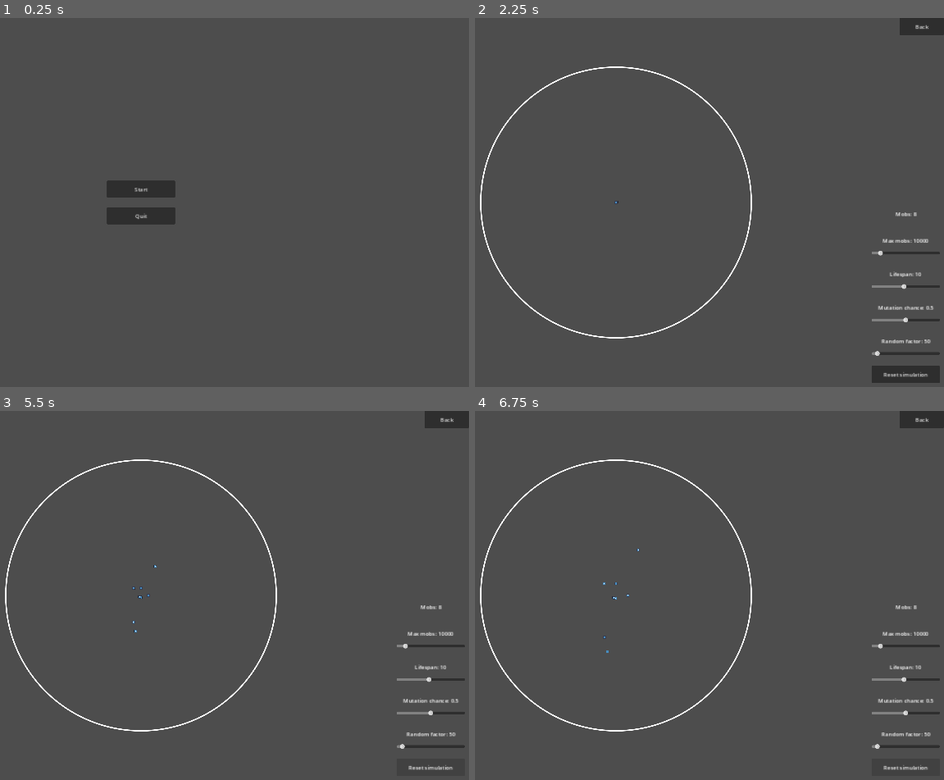
Above: before the commit, frames 1-4 (two rows, left to right).
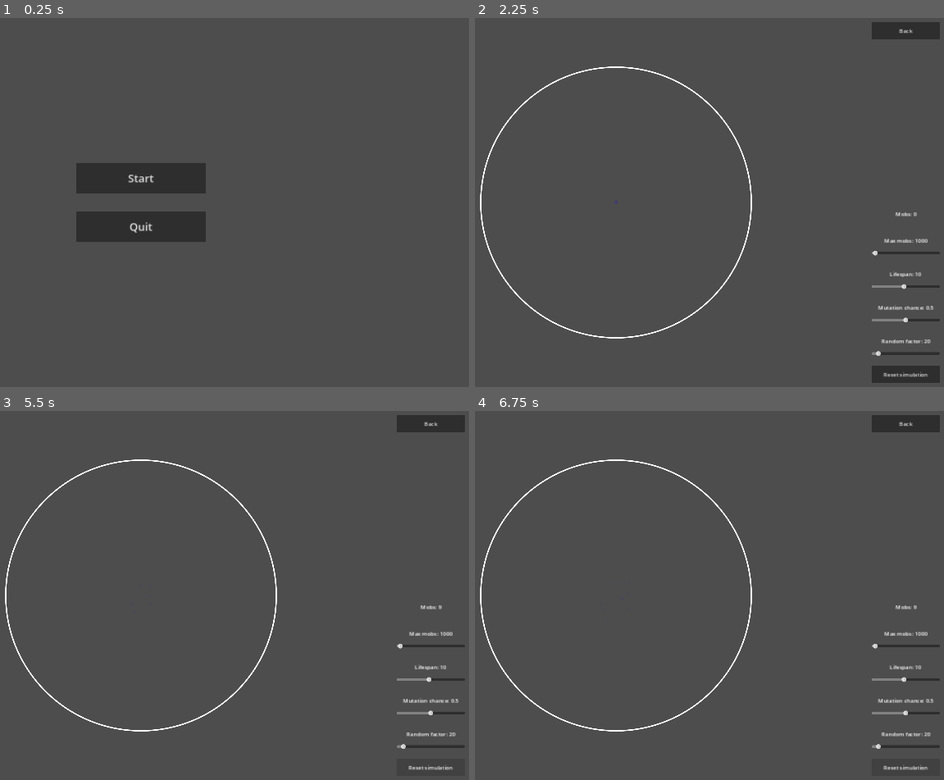
Above: after the commit, the same moments.

Repository: 11ALX11/Natural-selection-demo
Game: Godot game, scene res://main_scene_node.tscn
Same seed, same stepped clock (60 frames per second), same inputs: the game is played once before the commit and once after it. The engine's default icon, where the game draws it, is replaced by a stand-in: a white triangle on a blue panel in a dark square.
Inputs:
- Up to frame 1 (0.25 s): no input
- Up to frame 2 (2.25 s): click "Start" at 0.5 s; click "Back" at 1.25 s; click "Start" at 2 s
- Up to frame 3 (5.5 s): click "Reset simulation" at 2.75 s; tap Enter at 3.5, 5 s; tap Space at 4.25 s
- Up to frame 4 (6.75 s): tap Space at 6.5 s

The runs differ from the first frame. In frame 1, 3.9% of the frame differs, in the area x 16-44%, y 39-61%; in frame 2, 0.6%; in frame 3, 0.7%; in frame 4, 0.7%.

Commit message:
prob done ui, mob, logic, todo moving circle

Diff:
--- a/in_world_ui/in_world_ui.tscn
+++ b/in_world_ui/in_world_ui.tscn
@@ -7,6 +7,12 @@
 
 [sub_resource type="Shortcut" id="Shortcut_3fhqi"]
 events = [SubResource("InputEventAction_i1nxe")]
+
+[sub_resource type="InputEventAction" id="InputEventAction_6x17g"]
+action = &"ui_refresh"
+
+[sub_resource type="Shortcut" id="Shortcut_35q56"]
+events = [SubResource("InputEventAction_6x17g")]
 
 [node name="InWorldUI" type="Control"]
 layout_mode = 3
@@ -18,15 +24,22 @@
 focus_mode = 1
 script = ExtResource("1_kf3hl")
 
-[node name="ReturnToMenuButton" type="Button" parent="."]
-custom_minimum_size = Vector2(130, 50)
+[node name="MarginContainer" type="MarginContainer" parent="."]
 layout_mode = 1
 anchors_preset = 1
 anchor_left = 1.0
 anchor_right = 1.0
-offset_left = -130.0
+offset_left = -224.0
 offset_bottom = 50.0
 grow_horizontal = 0
+theme_override_constants/margin_left = 12
+theme_override_constants/margin_top = 12
+theme_override_constants/margin_right = 12
+theme_override_constants/margin_bottom = 12
+
+[node name="ReturnToMenuButton" type="Button" parent="MarginContainer"]
+custom_minimum_size = Vector2(130, 50)
+layout_mode = 2
 focus_mode = 0
 shortcut = SubResource("Shortcut_3fhqi")
 text = "Back"
@@ -70,15 +83,16 @@
 [node name="MaxMobs" type="Label" parent="RightBottomCorner/MarginContainer2/MaxMobsGroup"]
 custom_minimum_size = Vector2(200, 50)
 layout_mode = 2
-text = "Max mobs: 10000"
+text = "Max mobs: 1000"
 horizontal_alignment = 1
 vertical_alignment = 1
 
 [node name="HSlider" type="HSlider" parent="RightBottomCorner/MarginContainer2/MaxMobsGroup"]
 layout_mode = 2
-min_value = 1.0
-max_value = 100000.0
-value = 10000.0
+min_value = 200.0
+max_value = 40000.0
+step = 200.0
+value = 1000.0
 rounded = true
 
 [node name="MarginContainer3" type="MarginContainer" parent="RightBottomCorner"]
@@ -141,14 +155,14 @@
 [node name="RandomFactor" type="Label" parent="RightBottomCorner/MarginContainer5/RandomFactorGroup"]
 custom_minimum_size = Vector2(200, 50)
 layout_mode = 2
-text = "Random factor: 50"
+text = "Random factor: 20"
 horizontal_alignment = 1
 vertical_alignment = 1
 
 [node name="HSlider" type="HSlider" parent="RightBottomCorner/MarginContainer5/RandomFactorGroup"]
 layout_mode = 2
-max_value = 1000.0
-value = 50.0
+max_value = 300.0
+value = 20.0
 
 [node name="MarginContainer6" type="MarginContainer" parent="RightBottomCorner"]
 layout_mode = 2
@@ -161,9 +175,10 @@
 custom_minimum_size = Vector2(200, 50)
 layout_mode = 2
 focus_mode = 0
+shortcut = SubResource("Shortcut_35q56")
 text = "Reset simulation"
 
-[connection signal="pressed" from="ReturnToMenuButton" to="." method="_on_return_to_menu_button_pressed"]
+[connection signal="pressed" from="MarginContainer/ReturnToMenuButton" to="." method="_on_return_to_menu_button_pressed"]
 [connection signal="value_changed" from="RightBottomCorner/MarginContainer2/MaxMobsGroup/HSlider" to="." method="_on_max_mobs_h_slider_value_changed"]
 [connection signal="value_changed" from="RightBottomCorner/MarginContainer3/LifespanGroup/HSlider" to="." method="_on_lifespan_h_slider_value_changed"]
 [connection signal="value_changed" from="RightBottomCorner/MarginContainer4/MutationChanceGroup/HSlider" to="." method="_on_mutation_chance_h_slider_value_changed"]
--- a/main_scene_node.gd
+++ b/main_scene_node.gd
@@ -6,10 +6,10 @@
 
 @export var mob_scene: PackedScene
 
-var max_mobs = 10000
+var max_mobs = 1000
 var max_lifespan: float = 10.0 # In seconds
 var mutation_chance: float = 0.50
-var random_factor: float = 50 # Max px/second change in mutation
+var random_factor: float = 20 # Max px/second change in mutation
 
 var mobs_count = 0
 
@@ -34,6 +34,7 @@
 
 
 func start_demo():
+	mobs_count = 0
 	spawn_mob($World.life_zone.position, Vector2(10, 10))
 	spawn_mob($World.life_zone.position, Vector2(10, 0))
 	spawn_mob($World.life_zone.position, Vector2(10, -10))
@@ -51,11 +52,8 @@
 	# No real need to change text, since 8 will spawn at first frame, changing it to 8
 
 
-func spawn_mob(parent_pos, parent_vel):
-	if mobs_count < max_mobs:
-		mobs_count += 1
-		get_node("HUD/InWorldUI/RightBottomCorner/MarginContainer/MobsCount").text = "Mobs: " + str(mobs_count)
-
+func spawn_mob(parent_pos: Vector2, parent_vel: Vector2):
+	if (mobs_count < max_mobs && abs(parent_pos.distance_to($World.life_zone.position)) < 400):
 		var mob = mob_scene.instantiate()
 
 		mob.spawn_position = parent_pos
@@ -67,11 +65,13 @@
 		mob.connect("died", _on_mob_died)
 		mob.connect("mob_duplicated", spawn_mob)
 
-		$World.add_child(mob)
+		$World.add_child.call_deferred(mob)
+		mobs_count = get_tree().get_nodes_in_group("mobs").size()
+		get_node("HUD/InWorldUI/RightBottomCorner/MarginContainer/MobsCount").text = "Mobs: " + str(mobs_count)
 
 
 func _on_mob_died():
-	mobs_count -= 1
+	mobs_count = get_tree().get_nodes_in_group("mobs").size()
 	get_node("HUD/InWorldUI/RightBottomCorner/MarginContainer/MobsCount").text = "Mobs: " + str(mobs_count)
 
 
@@ -90,3 +90,8 @@
 func _on_in_world_ui_reset():
 	clear_mobs()
 	start_demo()
+
+
+func _on_world_life_zone_exit(body):
+	if body.has_method("die"):
+		body.die()
--- a/main_scene_node.tscn
+++ b/main_scene_node.tscn
@@ -21,6 +21,7 @@
 [node name="InWorldUI" parent="HUD" instance=ExtResource("5_gj885")]
 visible = false
 
+[connection signal="life_zone_exit" from="World" to="." method="_on_world_life_zone_exit"]
 [connection signal="quit" from="HUD/StartMenu" to="." method="_on_start_menu_quit"]
 [connection signal="start" from="HUD/StartMenu" to="." method="_on_start_menu_start"]
 [connection signal="exit" from="HUD/InWorldUI" to="." method="_on_in_world_ui_exit"]
--- a/project.godot
+++ b/project.godot
@@ -22,3 +22,12 @@
 window/size/viewport_height=1080
 window/size/mode=3
 window/stretch/mode="canvas_items"
+
+[input]
+
+ui_refresh={
+"deadzone": 0.5,
+"events": [Object(InputEventKey,"resource_local_to_scene":false,"resource_name":"","device":-1,"window_id":0,"alt_pressed":false,"shift_pressed":false,"ctrl_pressed":false,"meta_pressed":false,"pressed":false,"keycode":0,"physical_keycode":4194336,"key_label":0,"unicode":0,"echo":false,"script":null)
+, Object(InputEventKey,"resource_local_to_scene":false,"resource_name":"","device":-1,"window_id":0,"alt_pressed":false,"shift_pressed":false,"ctrl_pressed":true,"meta_pressed":false,"pressed":false,"keycode":0,"physical_keycode":82,"key_label":0,"unicode":114,"echo":false,"script":null)
+]
+}
--- a/start_menu/start_menu.tscn
+++ b/start_menu/start_menu.tscn
@@ -7,6 +7,12 @@
 
 [sub_resource type="Shortcut" id="Shortcut_fhncf"]
 events = [SubResource("InputEventAction_0iowl")]
+
+[sub_resource type="InputEventAction" id="InputEventAction_dgl7s"]
+action = &"ui_cancel"
+
+[sub_resource type="Shortcut" id="Shortcut_nivqu"]
+events = [SubResource("InputEventAction_dgl7s")]
 
 [node name="StartMenu" type="Control"]
 layout_mode = 3
@@ -33,25 +39,28 @@
 
 [node name="MarginContainer" type="MarginContainer" parent="VBoxContainer"]
 layout_mode = 2
-theme_override_constants/margin_top = 12
-theme_override_constants/margin_bottom = 12
+theme_override_constants/margin_top = 24
+theme_override_constants/margin_bottom = 24
 
 [node name="StartButton" type="Button" parent="VBoxContainer/MarginContainer"]
-custom_minimum_size = Vector2(200, 50)
+custom_minimum_size = Vector2(380, 90)
 layout_mode = 2
 focus_mode = 0
+theme_override_font_sizes/font_size = 32
 shortcut = SubResource("Shortcut_fhncf")
 text = "Start"
 
 [node name="MarginContainer2" type="MarginContainer" parent="VBoxContainer"]
 layout_mode = 2
-theme_override_constants/margin_top = 12
-theme_override_constants/margin_bottom = 12
+theme_override_constants/margin_top = 24
+theme_override_constants/margin_bottom = 24
 
 [node name="QuitButton" type="Button" parent="VBoxContainer/MarginContainer2"]
-custom_minimum_size = Vector2(200, 50)
+custom_minimum_size = Vector2(380, 90)
 layout_mode = 2
 focus_mode = 0
+theme_override_font_sizes/font_size = 32
+shortcut = SubResource("Shortcut_nivqu")
 text = "Quit"
 
 [connection signal="pressed" from="VBoxContainer/MarginContainer/StartButton" to="." method="_on_start_button_pressed"]
--- a/world/mob/mob.gd
+++ b/world/mob/mob.gd
@@ -13,6 +13,7 @@
 var velocity: Vector2 # In px/second
 var lifespan: float
 var duplicates: int = 0
+var time_for_duplication: float
 
 
 func _ready():
@@ -20,10 +21,13 @@
 
 # Called every frame. 'delta' is the elapsed time since the previous frame.
 func _process(delta):
-	position += velocity * delta
+	linear_velocity = velocity
 	lifespan -= delta
 
-	if (lifespan <= max_lifespan/2 && duplicates == 0):
+	if (lifespan <= time_for_duplication && duplicates == 0):
+		duplicate_mob()
+
+	if (lifespan <= time_for_duplication/2 && duplicates == 1):
 		duplicate_mob()
 
 	if (lifespan < 0):
@@ -32,6 +36,8 @@
 
 func spawn(spawn_pos: Vector2, parent_vel: Vector2):
 	lifespan = max_lifespan
+	time_for_duplication = randf_range(max_lifespan/4, 3*max_lifespan/4)
+	get_node("Sprite2D").rotation = randf_range(0, PI/2)
 
 	var velocity_x = parent_vel.x
 	var velocity_y = parent_vel.y
@@ -42,13 +48,14 @@
 
 	velocity = Vector2(velocity_x, velocity_y)
 	position = spawn_pos
+	linear_velocity = velocity
 
 	$CollisionShape2D.set_deferred("disabled", false)
 	show()
 
 
 func die():
-	duplicate_mob()
+	died.emit()
 	queue_free()
 
 
--- a/world/mob/mob.tscn
+++ b/world/mob/mob.tscn
@@ -1,13 +1,11 @@
-[gd_scene load_steps=4 format=3 uid="uid://d2jeuv120krog"]
+[gd_scene load_steps=3 format=3 uid="uid://d2jeuv120krog"]
 
 [ext_resource type="Script" path="res://world/mob/mob.gd" id="1_av3xh"]
-[ext_resource type="Texture2D" uid="uid://br2br3tg6r5dp" path="res://icon.svg" id="1_oe53x"]
 
 [sub_resource type="CircleShape2D" id="CircleShape2D_8n1sr"]
 radius = 5.0
 
 [node name="Mob" type="RigidBody2D" groups=["mobs"]]
-visible = false
 collision_mask = 0
 mass = 0.01
 gravity_scale = 0.0
@@ -20,5 +18,13 @@
 debug_color = Color(1, 0, 0.0980392, 0.419608)
 
 [node name="Sprite2D" type="Sprite2D" parent="."]
-scale = Vector2(0.07, 0.07)
-texture = ExtResource("1_oe53x")
+
+[node name="ColorRect" type="ColorRect" parent="Sprite2D"]
+anchors_preset = -1
+anchor_left = -4.0
+anchor_top = -4.0
+anchor_right = 4.0
+anchor_bottom = 4.0
+grow_horizontal = 2
+grow_vertical = 2
+color = Color(0.109804, 0, 0.945098, 0.0392157)
--- a/world/world.gd
+++ b/world/world.gd
@@ -1,8 +1,15 @@
 extends Node2D
 
 
-@export var life_zone: Area2D
+signal life_zone_exit(body)
+
+
+var life_zone: Area2D
 
 
 func _ready():
 	life_zone = $LifeZone
+
+
+func _on_life_zone_body_exited(body):
+	life_zone_exit.emit(body)
--- a/world/world.tscn
+++ b/world/world.tscn
@@ -4,7 +4,7 @@
 [ext_resource type="Script" path="res://world/world.gd" id="1_vuq7j"]
 
 [sub_resource type="CircleShape2D" id="CircleShape2D_ms33t"]
-radius = 398.0
+radius = 396.0
 
 [node name="World" type="Node2D"]
 script = ExtResource("1_vuq7j")
@@ -12,6 +12,7 @@
 [node name="Camera2D" type="Camera2D" parent="."]
 
 [node name="LifeZone" type="Area2D" parent="."]
+priority = 1.0
 metadata/_edit_group_ = true
 
 [node name="CollisionShape2D" type="CollisionShape2D" parent="LifeZone"]
@@ -21,3 +22,5 @@
 [node name="Sprite2D" type="Sprite2D" parent="LifeZone"]
 scale = Vector2(0.8, 0.8)
 texture = ExtResource("1_aygv7")
+
+[connection signal="body_exited" from="LifeZone" to="." method="_on_life_zone_body_exited"]
Not shown: 1 places in in_world_ui/in_world_ui.tscn that only renumber resources
Not shown: 1 places in start_menu/start_menu.tscn that only renumber resources
